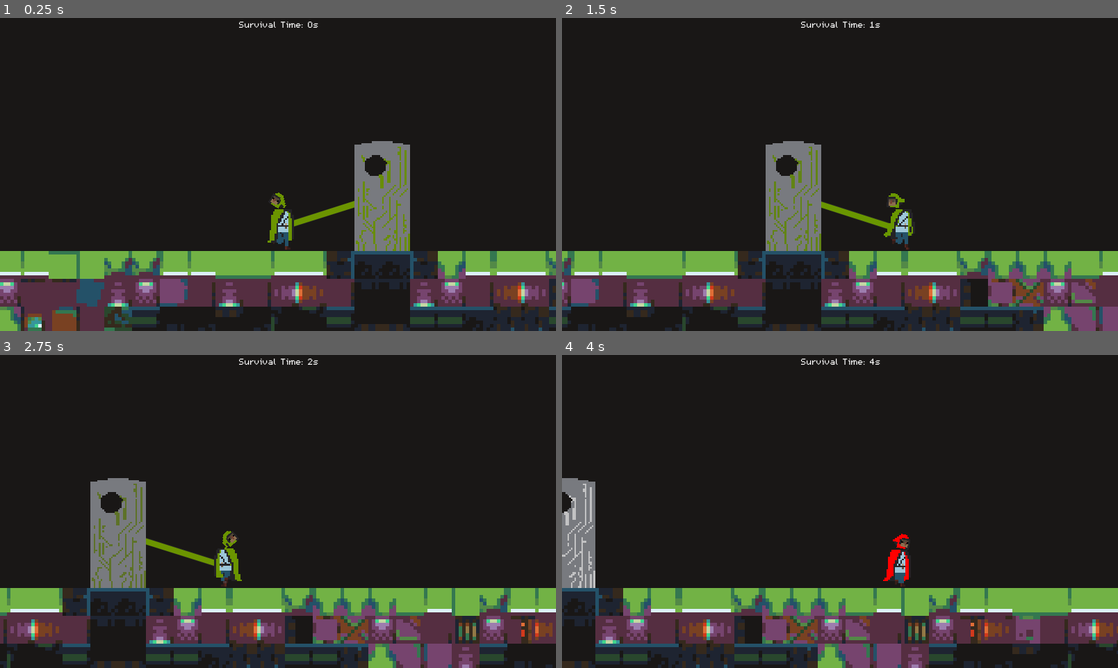
Above: before the commit, frames 1-4 (two rows, left to right).
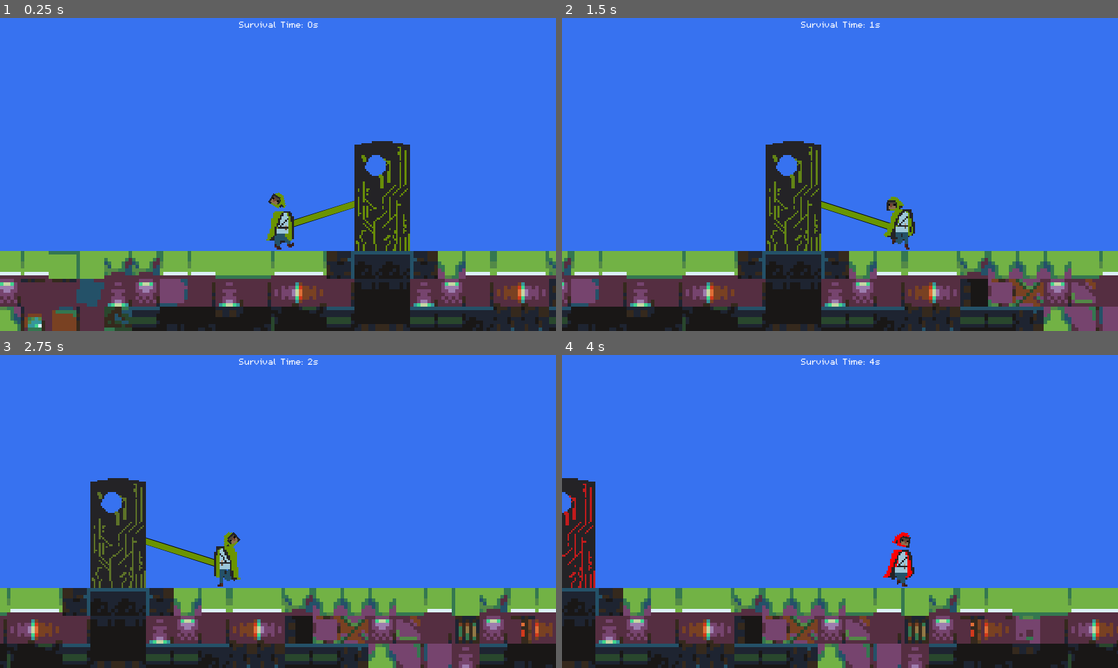
Above: after the commit, the same moments.

Repository: MHillier98/FeedThePillar
Game: Godot game, scene res://Scenes/TestScene.tscn
The game is run twice, just before and just after one commit, with the same random seed, the same clock (stepped at 60 frames per second) and the same inputs.
Inputs (mouse positions are in pixels of both pictures, inside the frame that each line leads up to):
- Up to frame 1 (0.25 s): no input
- Up to frame 2 (1.5 s): tap Enter at 0.5 s; move the mouse to (962, 158) at 0.52 s; hold D (right) from 0.53 s (still down); tap W (up) at 0.77 s; move the mouse to (728, 190) at 1.27 s
- Up to frame 3 (2.75 s): tap W (up) at 1.52 s; move the mouse to (333, 442) at 2.02 s; release D (right) at 2.03 s; hold A (left) from 2.03 s (still down)
- Up to frame 4 (4 s): move the mouse to (812, 574) at 2.77 s; release A (left) at 2.78 s; hold D (right) from 2.78 s (still down); tap W (up) at 3.02, 3.77 s; move the mouse to (1006, 558) at 3.52 s

The runs differ from the first frame. In frame 1, 73% of the frame differs, in the area x 0-100%, y 0-75%; in frame 2, 73%; in frame 3, 73%; in frame 4, 74%.

Commit message:
Animation Polishing + Pillar improvements + Background colour

Diff:
--- a/Scenes/Pillar.tscn
+++ b/Scenes/Pillar.tscn
@@ -18,7 +18,7 @@
 "times": PoolRealArray( 0, 1, 2, 3, 4, 5, 6, 7, 8, 9, 14 ),
 "transitions": PoolRealArray( 1, 1, 1, 1, 1, 1, 1, 1, 1, 1, 1 ),
 "update": 0,
-"values": [ Color( 1, 1, 1, 1 ), Color( 1, 1, 1, 0.627451 ), Color( 1, 1, 1, 0.866667 ), Color( 1, 1, 1, 0.392157 ), Color( 1, 1, 1, 0.654902 ), Color( 1, 1, 1, 0.196078 ), Color( 1, 1, 1, 0.54902 ), Color( 1, 1, 1, 0.0862745 ), Color( 1, 1, 1, 0.254902 ), Color( 1, 1, 1, 0 ), Color( 1, 1, 1, 1 ) ]
+"values": [ Color( 1, 0, 0, 1 ), Color( 1, 0, 0, 0.627451 ), Color( 1, 0, 0, 0.866667 ), Color( 1, 0, 0, 0.392157 ), Color( 1, 0, 0, 0.654902 ), Color( 1, 0, 0, 0.196078 ), Color( 1, 0, 0, 0.54902 ), Color( 1, 0, 0, 0.0862745 ), Color( 0.184314, 0.188235, 0.0823529, 0.254902 ), Color( 1, 0, 0, 0 ), Color( 1, 0, 0, 1 ) ]
 }
 
 [node name="Pillar" type="Sprite"]
@@ -29,6 +29,7 @@
 texture = ExtResource( 2 )
 
 [node name="PillarAccents" type="Sprite" parent="."]
+modulate = Color( 1, 1, 1, 0.92549 )
 texture = ExtResource( 3 )
 
 [node name="AnimationPlayer" type="AnimationPlayer" parent="."]
--- a/Scenes/Player.tscn
+++ b/Scenes/Player.tscn
@@ -220,10 +220,12 @@
 [node name="AnimatedHead" type="AnimatedSprite" parent="HeadCollisionShape"]
 scale = Vector2( 2, 2 )
 frames = SubResource( 13 )
+speed_scale = 2.0
 
 [node name="AnimatedHeadAccent" type="AnimatedSprite" parent="HeadCollisionShape"]
 scale = Vector2( 2, 2 )
 frames = SubResource( 39 )
+speed_scale = 2.0
 
 [node name="BodyCollisionShape" type="CollisionShape2D" parent="."]
 position = Vector2( 4, 2 )
@@ -235,10 +237,12 @@
 [node name="AnimatedBody" type="AnimatedSprite" parent="BodyCollisionShape"]
 scale = Vector2( 2, 2 )
 frames = SubResource( 30 )
+speed_scale = 2.0
 
 [node name="AnimatedBodyAccent" type="AnimatedSprite" parent="BodyCollisionShape"]
 scale = Vector2( 2, 2 )
 frames = SubResource( 48 )
+speed_scale = 2.0
 
 [node name="AnimationPlayer" type="AnimationPlayer" parent="."]
 "anims/Look Left" = SubResource( 3 )
--- a/Scripts/Player.gd
+++ b/Scripts/Player.gd
@@ -63,8 +63,8 @@
 	else:
 		get_node("HeadCollisionShape/AnimatedHead").frame = 0
 		get_node("HeadCollisionShape/AnimatedHeadAccent").frame = 0
-		get_node("BodyCollisionShape/AnimatedBody").frame = 0
-		get_node("BodyCollisionShape/AnimatedBodyAccent").frame = 0
+		get_node("BodyCollisionShape/AnimatedBody").frame = 3
+		get_node("BodyCollisionShape/AnimatedBodyAccent").frame = 3
 
 		get_node("HeadCollisionShape/AnimatedHead").stop()
 		get_node("HeadCollisionShape/AnimatedHeadAccent").stop()
--- a/Scripts/UI.gd
+++ b/Scripts/UI.gd
@@ -29,7 +29,7 @@
 		var g = (255 * (100 - distance)) / 100
 		draw_colour = Color(r / 255, g / 255, 0)
 
-		draw_line(player_pos, pillar_pos, Color(0.14, 0.14, 0.14), 7, true) # set a background / outline
+		draw_line(player_pos, pillar_pos, Color(36 / 255, 35 / 255, 38 / 255), 7, true) # set a background / outline
 		draw_line(player_pos, pillar_pos, draw_colour, 6, true) # set the line's colour
 
 		pillar.modulate = Color(draw_colour.r, draw_colour.g, draw_colour.b, pillar.get_modulate().a) # set the pillar's accent colour
--- a/project.godot
+++ b/project.godot
@@ -95,5 +95,5 @@
 quality/2d/use_pixel_snap=true
 vram_compression/import_etc=true
 vram_compression/import_etc2=false
-environment/default_clear_color=Color( 0.0980392, 0.0901961, 0.0862745, 1 )
+environment/default_clear_color=Color( 0.215686, 0.447059, 0.941176, 1 )
 environment/default_environment="res://Resources/default_env.tres"
Binary file changed: Images/PillarV2AccentsGrey.png
Binary file changed: Images/PillarV2AccentsWhite.png
Binary file changed: Images/PillarV2Front.png
